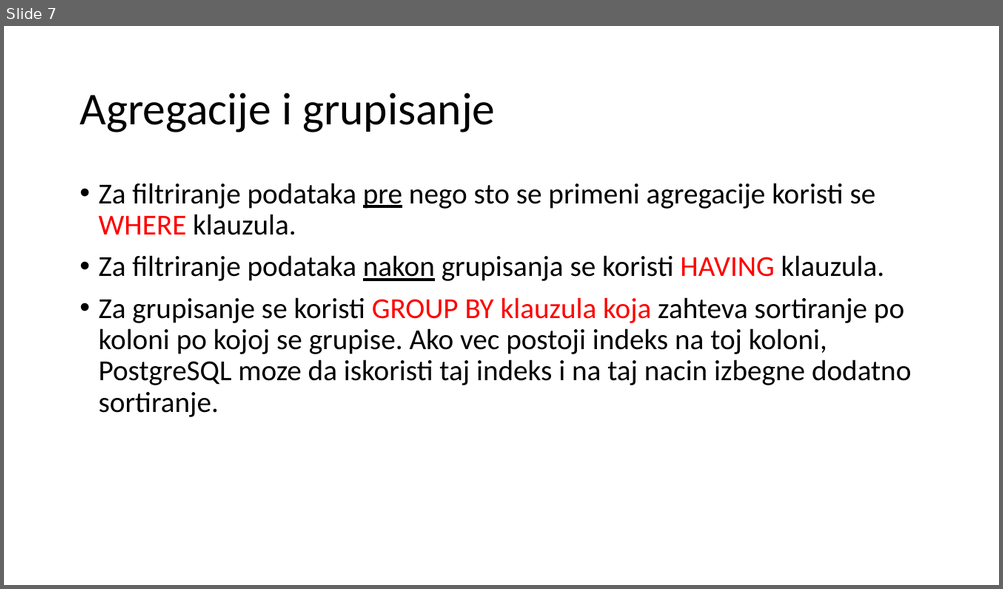
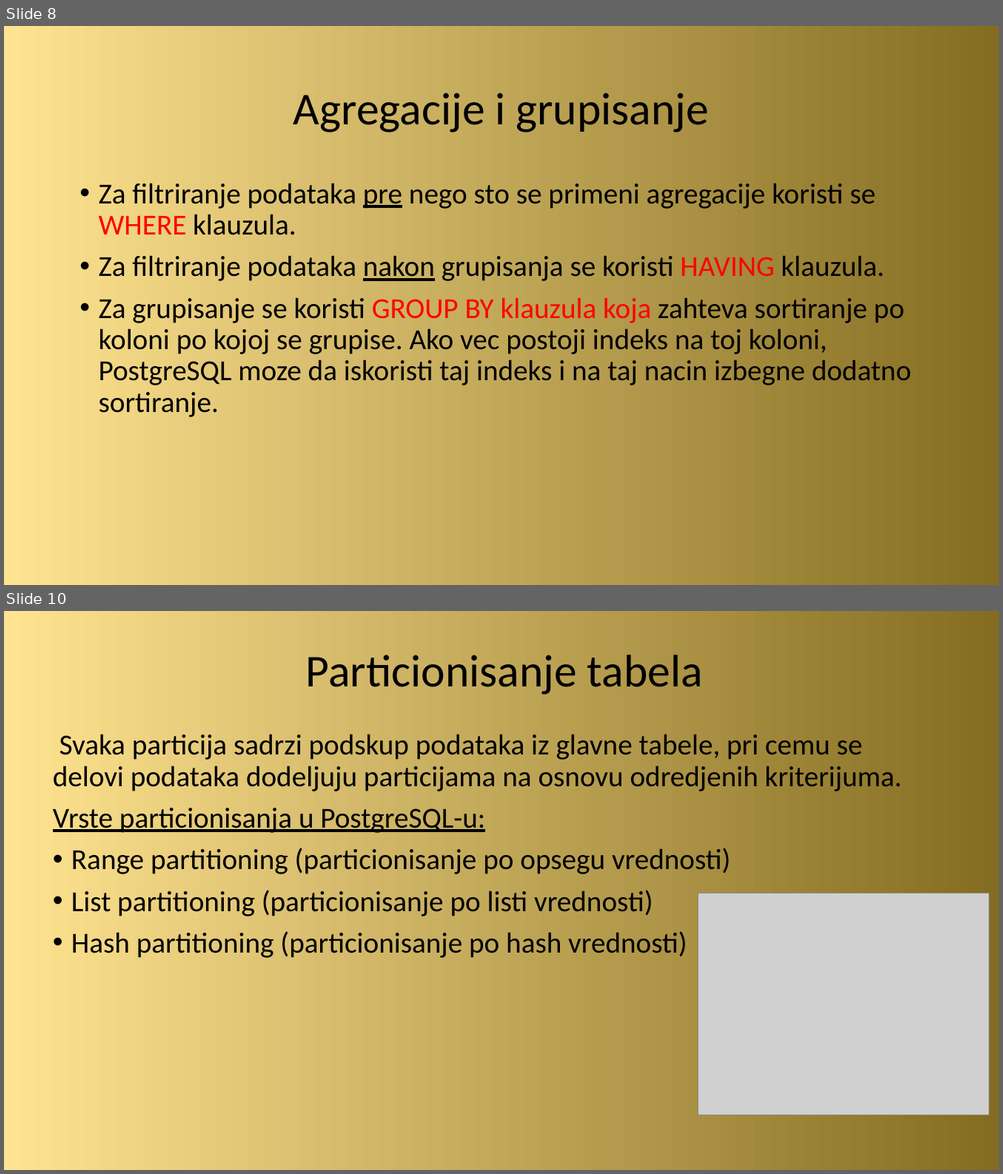
Before and after one commit to zvasiccc/Sistemi-za-upravljanje-bazama-podataka-seminarski-1, a slide deck: Optimizacija upita kod PostgreSQL baze podataka.pptx. Shown one above the other, each under a label of ours: slide 7 before the commit, slides 8 and 10 after it; the slides between them are not shown. The pictures are 1003x589 and 1003x1174 pixels, drawn with LibreOffice and Linux fonts; fonts in the diff are those of the drawing; grey boxes stand for pictures. Boxes give left, top, right and bottom in pixels: in the first picture for what was removed or moved away, otherwise in the second. Text is boxed around its words. In the diff, an @@ line names an element or a change of style, - is before the commit and + after.

```diff
--- a/Optimizacija upita kod PostgreSQL baze podataka.pptx
+++ b/Optimizacija upita kod PostgreSQL baze podataka.pptx
@@ slide 10 added at (4, 611, 999, 1170), background gradient #FEE390 to #846C21 @@
@@ title added at (306, 655, 703, 695), 44 pt, text #000000 @@
+Particionisanje tabela
@@ text added at (53, 734, 902, 958), 28 pt, text #000000 @@
+Svaka particija sadrzi podskup podataka iz glavne tabele, pri cemu se delovi podataka dodeljuju particijama na osnovu odredjenih kriterijuma.
+Vrste particionisanja u PostgreSQL-u:
+• Range partitioning (particionisanje po opsegu vrednosti)
+• List partitioning (particionisanje po listi vrednosti)
+• Hash partitioning (particionisanje po hash vrednosti)
@@ picture added at (698, 894, 989, 1116) @@
@@ what was slide 7 is now slide 8 @@
@@ slide 8 changed as well @@
@@ background #FFFFFF to gradient #FEE390 to #846C21 @@
@@ title "Agregacije i grupisanje" at (293, 93, 708, 133): alignment left to centre @@
```
Also in this commit, not shown: 6 other slides changed, 2 other slides added, 1 slide removed, 2 other files.
